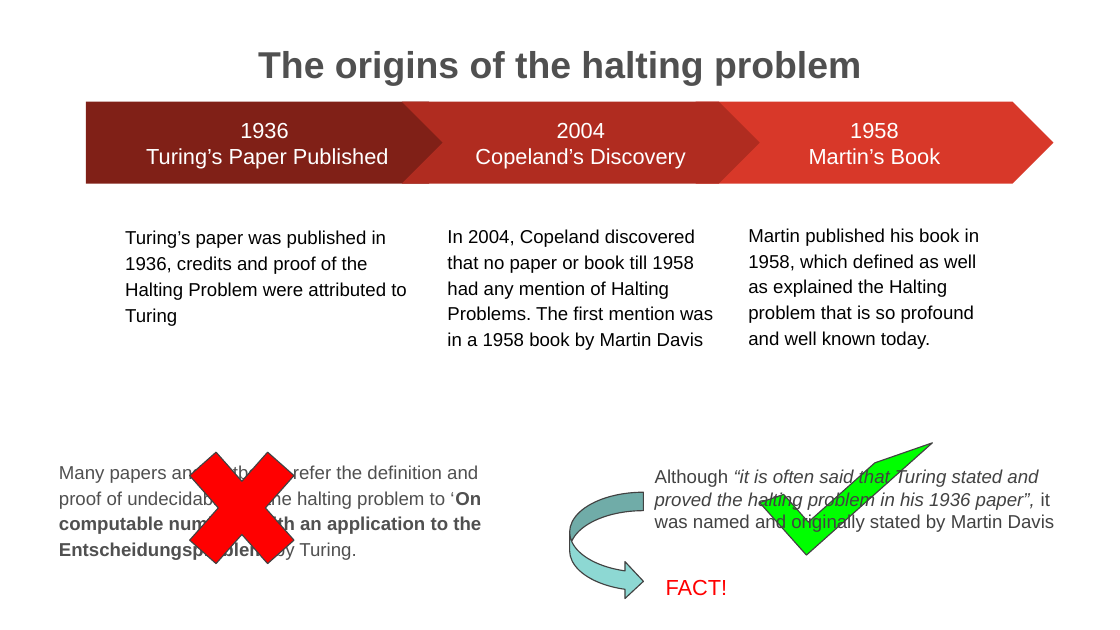
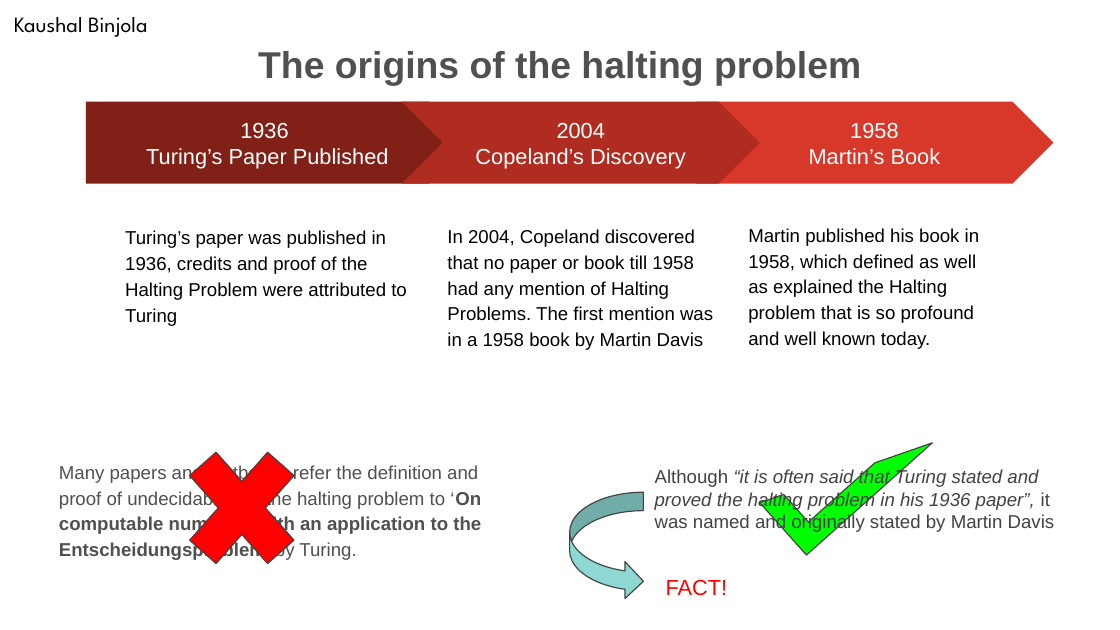
Before and after one commit to twilight-warlock/TY, a slide deck: slide 2 of Sem 5/TOC/IA1/PPT_G6.pptx. Drawn at 1120x630 pixels with LibreOffice and Linux fonts; fonts in the diff are those of the drawing. Boxes give left, top, right and bottom in pixels: in the first picture for what was removed or moved away, otherwise in the second. Text is boxed around its words. In the diff, an @@ line names an element or a change of style, - is before the commit and + after.

```diff
--- a/Sem 5/TOC/IA1/PPT_G6.pptx
+++ b/Sem 5/TOC/IA1/PPT_G6.pptx
@@ text added at [14,17,148,37], 14 pt, text #000000 @@
+Kaushal Binjola
```
Also in this commit, not shown: 6 other slides changed, 1 slide added, 2 other files.
